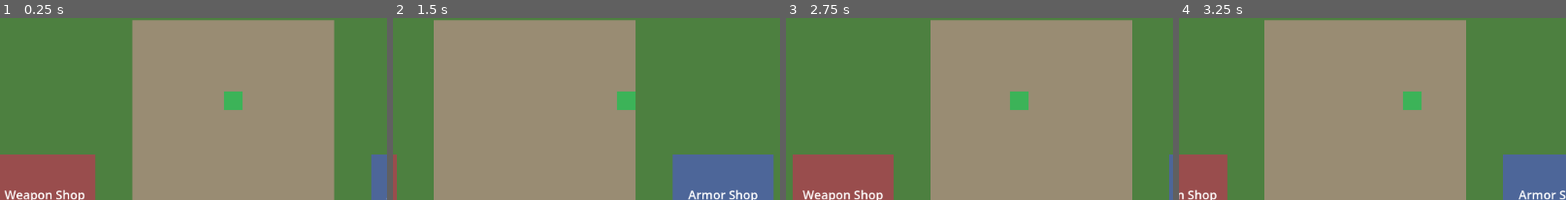
Above: before the commit, frames 1-4 (left to right).
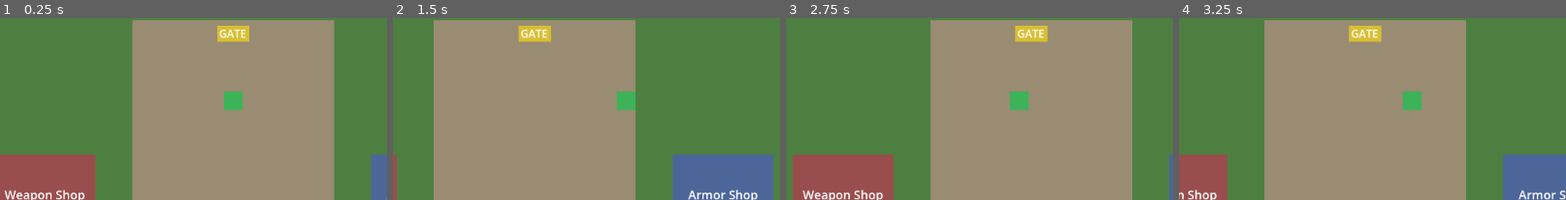
Above: after the commit, the same moments.

Repository: Jikodis/frog-hopper
Game: Godot game, scene res://scenes/town.tscn
Same seed, same stepped clock (60 frames per second), same inputs: the game is played once before the commit and once after it.
Inputs:
- Up to frame 1 (0.25 s): no input
- Up to frame 2 (1.5 s): tap Enter at 0.5 s; hold Right (move_right) from 0.53 s (still down); tap Space (jump) at 0.77 s
- Up to frame 3 (2.75 s): tap Space (jump) at 1.52, 2 s; release Right (move_right) at 2.03 s; hold Left (move_left) from 2.03 s (still down)
- Up to frame 4 (3.25 s): release Left (move_left) at 2.78 s; hold Right (move_right) from 2.78 s (still down); tap Space (jump) at 3.02 s
The pictures show only the part of the screen within x 20-70%, y 18-68%; the shares and areas given below are measured in that part.

The runs differ from the first frame. In frame 1, 0.7% of the frame differs, in the area x 56-65%, y 4-14%; in frame 2, 0.8%, in the area x 32-41%, y 4-14%; in frame 3, 0.8%; in frame 4, 0.8%.

Commit message:
Task 3.2: reusable door, level gate, and win-returns-to-town
Co-Authored-By: Claude Opus 4.8 (1M context) <noreply@anthropic.com>

Diff:
--- /dev/null
+++ b/scenes/door.tscn
@@ -0,0 +1,19 @@
+[gd_scene load_steps=3 format=3]
+
+[ext_resource type="Script" path="res://scripts/door.gd" id="1_door"]
+
+[sub_resource type="RectangleShape2D" id="RectangleShape2D_door"]
+size = Vector2(48, 24)
+
+[node name="Door" type="Area2D"]
+script = ExtResource("1_door")
+
+[node name="Visual" type="ColorRect" parent="."]
+offset_left = -24.0
+offset_top = -12.0
+offset_right = 24.0
+offset_bottom = 12.0
+color = Color(0.85, 0.75, 0.2, 1)
+
+[node name="CollisionShape2D" type="CollisionShape2D" parent="."]
+shape = SubResource("RectangleShape2D_door")
--- a/scenes/town.tscn
+++ b/scenes/town.tscn
@@ -1,7 +1,8 @@
-[gd_scene load_steps=5 format=3]
+[gd_scene load_steps=6 format=3]
 
 [ext_resource type="Script" path="res://scripts/town.gd" id="1_town"]
 [ext_resource type="PackedScene" path="res://scenes/town_player.tscn" id="2_townplayer"]
+[ext_resource type="PackedScene" path="res://scenes/door.tscn" id="3_door"]
 
 [sub_resource type="RectangleShape2D" id="wall_v"]
 size = Vector2(20, 1040)
@@ -149,5 +150,20 @@
 [node name="DefaultSpawn" type="Marker2D" parent="."]
 position = Vector2(0, -440)
 
+[node name="Gate" parent="." instance=ExtResource("3_door")]
+position = Vector2(0, -540)
+action = "level"
+exit_offset = Vector2(0, 90)
+
+[node name="GateLabel" type="Label" parent="."]
+offset_left = -40.0
+offset_top = -552.0
+offset_right = 40.0
+offset_bottom = -528.0
+theme_override_font_sizes/font_size = 16
+text = "GATE"
+horizontal_alignment = 1
+vertical_alignment = 1
+
 [node name="TownPlayer" parent="." instance=ExtResource("2_townplayer")]
 position = Vector2(0, -440)
--- /dev/null
+++ b/scripts/door.gd
@@ -0,0 +1,29 @@
+extends Area2D
+## A reusable doorway. `action` chooses what happens when the frog walks in:
+##   "building" -> enter the interior for `building_name`
+##   "level"    -> start the platformer level
+##   "town"     -> return to the town
+## `exit_offset` is where to drop the frog (relative to this door) on return, so they
+## land on the street beside the door instead of on top of it.
+
+@export var action: String = "building"
+@export var building_name: String = ""
+@export var exit_offset: Vector2 = Vector2(0, 64)
+
+var _armed := false  # ignore the player until shortly after the scene loads
+
+func _ready() -> void:
+	body_entered.connect(_on_body_entered)
+	await get_tree().create_timer(0.3).timeout
+	_armed = true
+
+func _on_body_entered(body: Node2D) -> void:
+	if not _armed or not body.is_in_group("player"):
+		return
+	match action:
+		"building":
+			SceneRouter.enter_building(building_name, global_position + exit_offset)
+		"level":
+			SceneRouter.go_to_level(global_position + exit_offset)
+		"town":
+			SceneRouter.return_to_town()
--- a/scripts/hud.gd
+++ b/scripts/hud.gd
@@ -15,4 +15,5 @@
 
 func _on_won() -> void:
 	win_label.show()
-	get_tree().paused = true
+	await get_tree().create_timer(1.5).timeout
+	SceneRouter.return_to_town()
Not shown, added: scripts/scene_router.gd.uid
Not shown, added: scripts/town.gd.uid
Not shown, added: scripts/town_player.gd.uid
